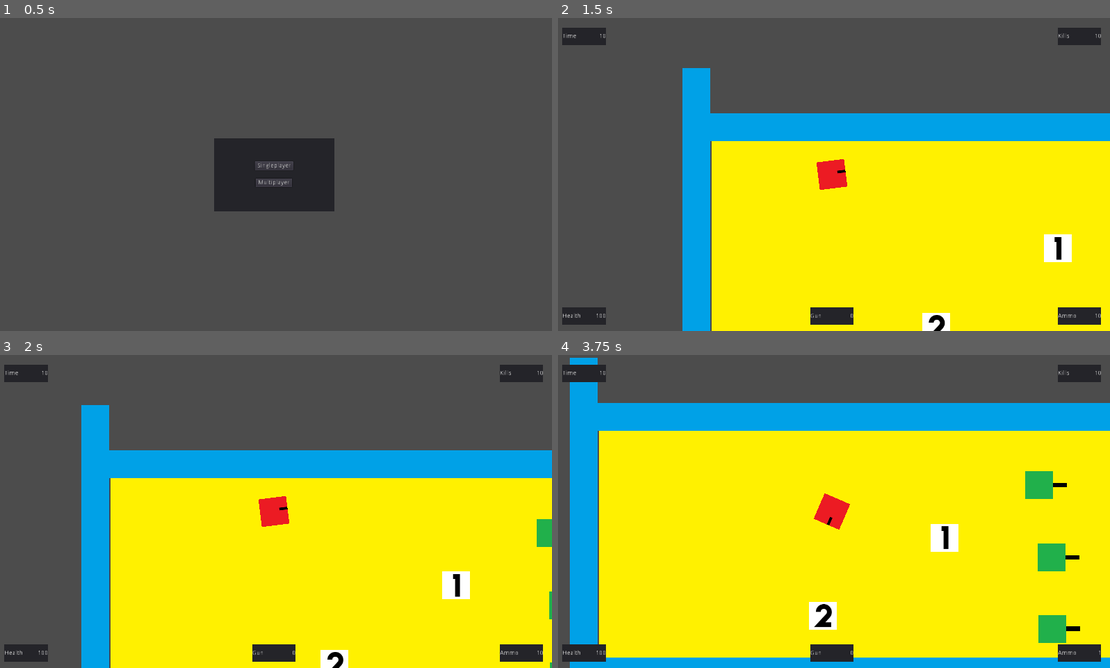
Above: before the commit, frames 1-4 (two rows, left to right).
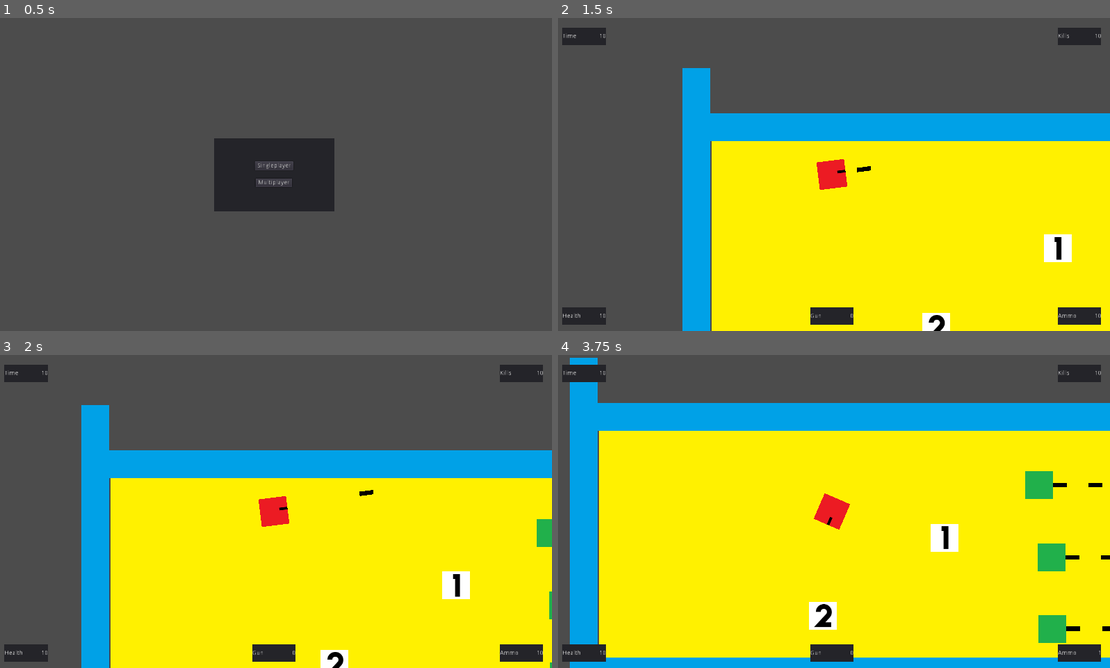
Above: after the commit, the same moments.

Repository: devmcclu/Project-FreeGUN
Game: Godot game, scene res://main_menu/mainmenu.tscn
The game is run twice, just before and just after one commit, with the same random seed, the same clock (stepped at 60 frames per second) and the same inputs.
Inputs (mouse positions are in pixels of both pictures, inside the frame that each line leads up to):
- Up to frame 1 (0.5 s): no input
- Up to frame 2 (1.5 s): click "Singleplayer" at 0.5 s; tap Enter at 1.25 s; move the mouse to (955, 158) at 1.27 s; hold D (player_move_right) from 1.28 s (still down); click (955, 158) at 1.35 s
- Up to frame 3 (2 s): keep holding D (player_move_right)
- Up to frame 4 (3.75 s): move the mouse to (718, 527) at 2.02 s; release D (player_move_right) at 2.03 s; hold S (player_move_down) 2.03-2.78 s; click (718, 527) at 2.1 s; move the mouse to (889, 442) at 2.77 s; hold D (player_move_right) 2.78-3.53 s; tap 1 (switch_weapon_1) at 2.85 s; click (889, 442) at 3.05 s; move the mouse to (806, 574) at 3.52 s; hold W (player_move_up) from 3.53 s (still down); tap 2 (switch_weapon_2) at 3.6 s

Frame 1 is identical in both runs. In frame 2, less than 0.1% of the frame differs, in the area x 6-57%, y 47-96%; in frame 3, less than 0.1%; in frame 4, less than 0.1%, in the area x 6-100%, y 40-96%.
Error before the commit: Attempt to call function 'instance' in base 'null instance' on a null instance. (res://characters/player/player.gd:31)
Error after the commit: Invalid get index 'health' (on base: 'KinematicBody2D (player.gd)'). (res://gui/health_counter.gd:10)

Commit message:
Change name of shoot method to _shoot

Diff:
--- a/characters/character.gd
+++ b/characters/character.gd
@@ -1,8 +1,4 @@
 extends KinematicBody2D
-
-# class member variables go here, for example:
-# var a = 2
-# var b = "textvar"
 
 signal gun_changed
 signal ammo_changed
@@ -11,7 +7,6 @@
 #Base player variables and stats
 export (int) var speed = 200
 var velocity = Vector2()
-var health = 100
 #Array to check if player has a gun
 var has_guns = [true, false, false]
 #Array to store current gun stats (gun number(gun_stats[0]), bullet speed(gun_stats[1]), damage(gun_stats[2]))
@@ -19,24 +14,18 @@
 #array to store gun ammunition ammount
 var gun_ammo = [1, 0, 0]
 
-func health_check():
-	emit_signal("health_changed")
-	if self.health <= 0:
-		self.queue_free()
-
-func shoot():
+func _shoot():
 	if gun_ammo[gun_stats[0]] > 0:
 		print("fire")
 		#Bullet scene is loading into game
-		var new_bullet = load("res://bullet/bullet.tscn").instance()
-		$"../".add_child(new_bullet)
+		var new_bullet = load("res://weapons/bullet/bullet.tscn").instance()
+		#$"../".add_child(new_bullet)
+		self.add_child(new_bullet)
 		#Bullet position and rotation is set to the spawn point and rotation on the player
 		new_bullet.position = $"BulletSpawn".global_position
 		new_bullet.rotation = self.rotation
 		#Velocity of the bullet is set to the speed of the weapon's bullets
 		new_bullet.linear_velocity = Vector2(cos(self.rotation)*gun_stats[1], sin(self.rotation)*gun_stats[1])
-		#The parent of the bullet is set to the player
-		new_bullet.parent = self
 		#Check to see if player still has ammo for all guns besides starting weapon
 		if gun_stats[0] > 0:
 			self.gun_ammo[gun_stats[0]] -= 1
--- a/characters/enemy/enemy.gd
+++ b/characters/enemy/enemy.gd
@@ -1,4 +1,4 @@
 extends "res://characters/character.gd"
 
 func _on_ShootTimer_timeout():
-	self.shoot()
+	self._shoot()
--- a/characters/player/player.gd
+++ b/characters/player/player.gd
@@ -69,7 +69,7 @@
 
 func check_shoot():
 	if Input.is_action_just_pressed("fire_gun"):
-		self.shoot()
+		self._shoot()
 
 #On gun pickup, change gun variables
 func _on_Area2D_area_entered(area):
--- a/characters/player/player_multiplayer.gd
+++ b/characters/player/player_multiplayer.gd
@@ -52,7 +52,7 @@
 		self.rotation = slave_rotation
 		slave_pos = position # To avoid jitter
 
-sync func shoot():
+sync func _shoot():
 	if gun_ammo[gun_stats[0]] > 0:
 		print("fire")
 		#Bullet scene is loading into game
@@ -63,8 +63,6 @@
 		new_bullet.rotation = self.rotation
 		#Velocity of the bullet is set to the speed of the weapon's bullets
 		new_bullet.linear_velocity = Vector2(cos(self.rotation)*gun_stats[1], sin(self.rotation)*gun_stats[1])
-		#The parent of the bullet is set to the player
-		new_bullet.parent = self
 		#Check to see if player still has ammo for all guns besides starting weapon
 		if gun_stats[0] > 0:
 			self.gun_ammo[gun_stats[0]] -= 1
